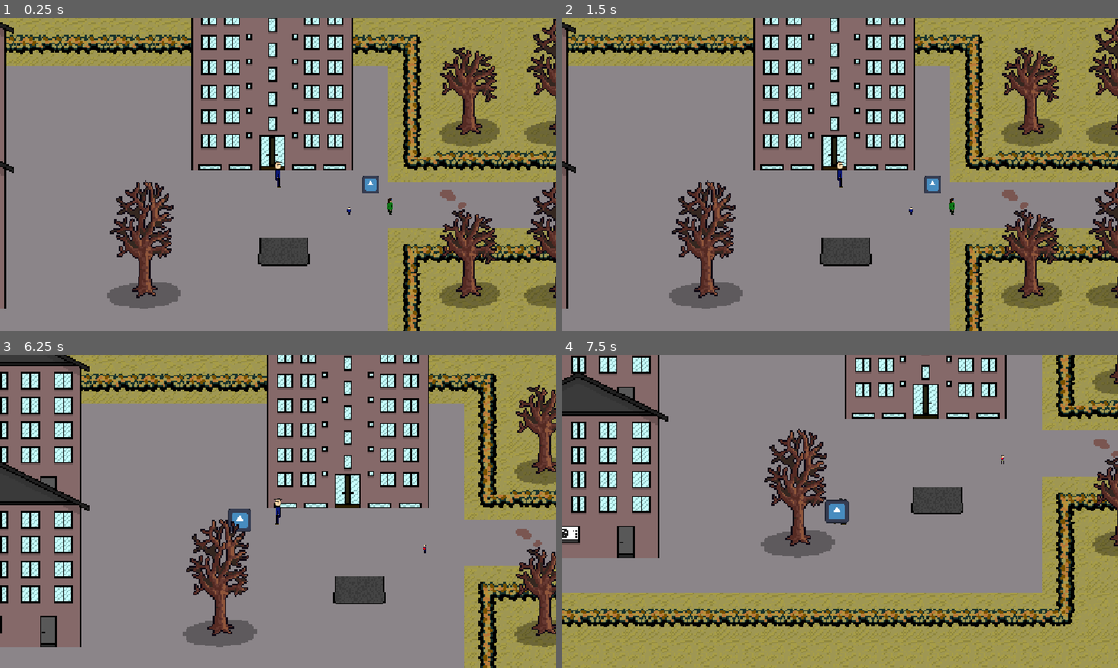
Above: before the commit, frames 1-4 (two rows, left to right).
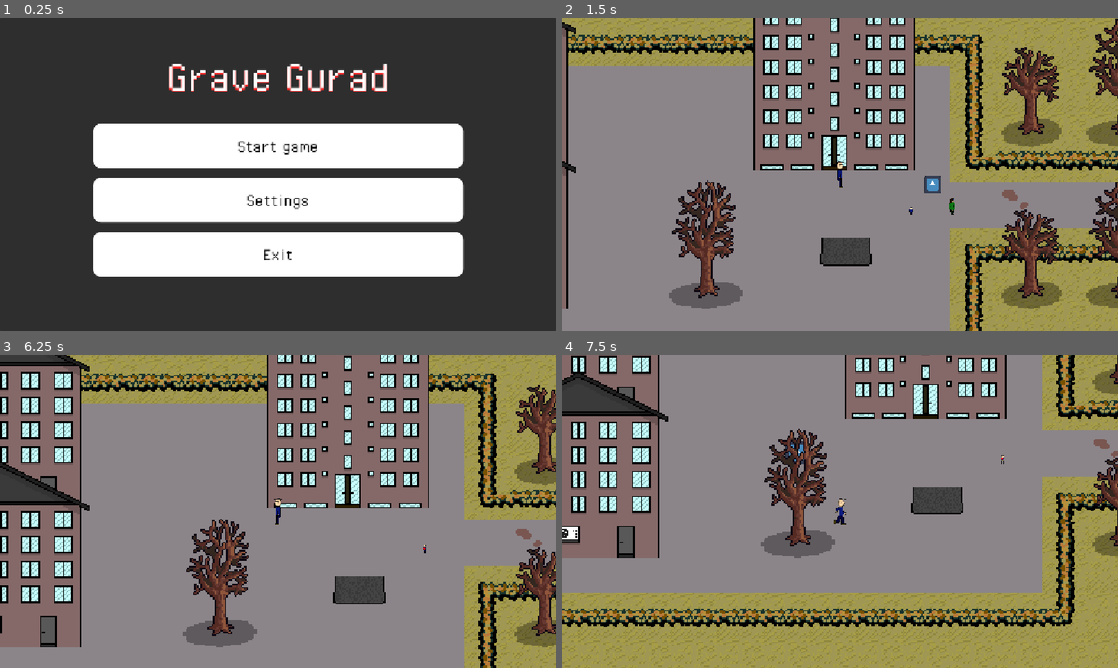
Above: after the commit, the same moments.

Repository: skyrix1627/GraveGuard
Game: Godot game, scene res://scenes/mainMenu.tscn
The game is run twice, just before and just after one commit, with the same random seed, the same clock (stepped at 60 frames per second) and the same inputs. Before the commit the project starts from res://scenes/game.tscn. The engine's default icon, where the game draws it, is replaced by a stand-in: a white triangle on a blue panel in a dark square.
Inputs (mouse positions are in pixels of both pictures, inside the frame that each line leads up to):
- Up to frame 1 (0.25 s): no input
- Up to frame 2 (1.5 s): click (840, 199) at 0.5 s, where only the run after the commit has a clickable "Settings"; click (840, 146) at 1.25 s, where only the run after the commit has a clickable "Start game"
- Up to frame 3 (6.25 s): tap Enter at 2 s; hold D (Right, bound only after the commit) 2.03-2.78 s; hold S (Down, bound only after the commit) 2.78-3.53 s; hold D (Right, bound only after the commit) 3.53-4.28 s; hold W (Up, bound only after the commit) 4.28-5.03 s; hold A (Left, bound only after the commit) from 5.03 s (still down)
- Up to frame 4 (7.5 s): release A (Left, bound only after the commit) at 6.53 s; hold S (Down, bound only after the commit) 6.53-7.28 s; hold D (Right, bound only after the commit) from 7.28 s (still down)

The runs differ from the first frame. In frame 1, 98% of the frame differs, in the area x 0-100%, y 0-100%; in frame 2, nothing differs; in frame 3, 0.3%; in frame 4, 0.4%.

Commit message:
main menu added

Diff:
--- a/project.godot
+++ b/project.godot
@@ -11,13 +11,18 @@
 [application]
 
 config/name="Grave Guard"
-run/main_scene="uid://dv1lls1tjywii"
+run/main_scene="uid://64mdttm3vawp"
 config/features=PackedStringArray("4.7", "GL Compatibility")
 config/icon="res://icon.svg"
 
 [autoload]
 
 Global="*uid://btclcfykixxnu"
+DialogueManager="*uid://c3rodes2l3gxb"
+
+[dialogue_manager]
+
+runtime/balloon_path="res://dialogue_balloon/balloon.tscn"
 
 [display]
 
@@ -28,12 +33,43 @@
 
 project/assembly_name="Grave Guard"
 
+[editor_plugins]
+
+enabled=PackedStringArray("res://addons/dialogue_manager/plugin.cfg")
+
 [global_group]
 
 Player=""
 
 [input]
 
+ui_accept={
+"deadzone": 0.5,
+"events": [Object(InputEventKey,"resource_local_to_scene":false,"resource_name":"","device":16,"window_id":0,"alt_pressed":false,"shift_pressed":false,"ctrl_pressed":false,"meta_pressed":false,"pressed":false,"keycode":4194309,"physical_keycode":0,"key_label":0,"unicode":0,"location":0,"echo":false,"script":null)
+, Object(InputEventKey,"resource_local_to_scene":false,"resource_name":"","device":16,"window_id":0,"alt_pressed":false,"shift_pressed":false,"ctrl_pressed":false,"meta_pressed":false,"pressed":false,"keycode":4194310,"physical_keycode":0,"key_label":0,"unicode":0,"location":0,"echo":false,"script":null)
+, Object(InputEventKey,"resource_local_to_scene":false,"resource_name":"","device":-1,"window_id":0,"alt_pressed":false,"shift_pressed":false,"ctrl_pressed":false,"meta_pressed":false,"pressed":false,"keycode":69,"physical_keycode":0,"key_label":0,"unicode":101,"location":0,"echo":false,"script":null)
+]
+}
+Up={
+"deadzone": 0.2,
+"events": [Object(InputEventKey,"resource_local_to_scene":false,"resource_name":"","device":-1,"window_id":0,"alt_pressed":false,"shift_pressed":false,"ctrl_pressed":false,"meta_pressed":false,"pressed":false,"keycode":0,"physical_keycode":87,"key_label":0,"unicode":119,"location":0,"echo":false,"script":null)
+]
+}
+Down={
+"deadzone": 0.2,
+"events": [Object(InputEventKey,"resource_local_to_scene":false,"resource_name":"","device":-1,"window_id":0,"alt_pressed":false,"shift_pressed":false,"ctrl_pressed":false,"meta_pressed":false,"pressed":false,"keycode":0,"physical_keycode":83,"key_label":0,"unicode":115,"location":0,"echo":false,"script":null)
+]
+}
+Left={
+"deadzone": 0.2,
+"events": [Object(InputEventKey,"resource_local_to_scene":false,"resource_name":"","device":-1,"window_id":0,"alt_pressed":false,"shift_pressed":false,"ctrl_pressed":false,"meta_pressed":false,"pressed":false,"keycode":0,"physical_keycode":65,"key_label":0,"unicode":97,"location":0,"echo":false,"script":null)
+]
+}
+Right={
+"deadzone": 0.2,
+"events": [Object(InputEventKey,"resource_local_to_scene":false,"resource_name":"","device":-1,"window_id":0,"alt_pressed":false,"shift_pressed":false,"ctrl_pressed":false,"meta_pressed":false,"pressed":false,"keycode":0,"physical_keycode":68,"key_label":0,"unicode":100,"location":0,"echo":false,"script":null)
+]
+}
 move_right={
 "deadzone": 0.2,
 "events": [Object(InputEventKey,"resource_local_to_scene":false,"resource_name":"","device":16,"window_id":0,"alt_press …(195 unchanged characters)…
--- /dev/null
+++ b/scenes/mainMenu.tscn
@@ -0,0 +1,136 @@
+[gd_scene format=3 uid="uid://64mdttm3vawp"]
+
+[ext_resource type="Script" uid="uid://cjlab75rn5kcb" path="res://scenes/main_menu.gd" id="1_3d1i7"]
+[ext_resource type="FontFile" uid="uid://dxkhgawoaamoq" path="res://PixelOperator.ttf" id="2_48ign"]
+
+[sub_resource type="StyleBoxFlat" id="StyleBoxFlat_gl52s"]
+bg_color = Color(1, 1, 1, 1)
+corner_radius_top_left = 16
+corner_radius_top_right = 16
+corner_radius_bottom_right = 16
+corner_radius_bottom_left = 16
+
+[sub_resource type="StyleBoxFlat" id="StyleBoxFlat_l7wge"]
+content_margin_left = 4.0
+content_margin_top = 4.0
+content_margin_right = 4.0
+content_margin_bottom = 4.0
+bg_color = Color(0.51850265, 0.51850265, 0.51850265, 1)
+corner_radius_top_left = 3
+corner_radius_top_right = 3
+corner_radius_bottom_right = 3
+corner_radius_bottom_left = 3
+corner_detail = 5
+
+[sub_resource type="StyleBoxFlat" id="StyleBoxFlat_7nrmo"]
+bg_color = Color(0.7807016, 0.7807017, 0.7807016, 1)
+corner_radius_top_left = 16
+corner_radius_top_right = 16
+corner_radius_bottom_right = 16
+corner_radius_bottom_left = 16
+
+[sub_resource type="StyleBoxEmpty" id="StyleBoxEmpty_i44hm"]
+
+[node name="MainMenu" type="Control" unique_id=1019654282]
+layout_mode = 3
+anchors_preset = 15
+anchor_right = 1.0
+anchor_bottom = 1.0
+grow_horizontal = 2
+grow_vertical = 2
+size_flags_horizontal = 0
+size_flags_vertical = 0
+script = ExtResource("1_3d1i7")
+
+[node name="Panel" type="Panel" parent="." unique_id=960538900]
+layout_mode = 1
+anchors_preset = 15
+anchor_right = 1.0
+anchor_bottom = 1.0
+grow_horizontal = 2
+grow_vertical = 2
+
+[node name="VBoxContainer" type="VBoxContainer" parent="." unique_id=1180482143]
+layout_mode = 1
+anchors_preset = 8
+anchor_left = 0.5
+anchor_top = 0.5
+anchor_right = 0.5
+anchor_bottom = 0.5
+offset_left = -383.5
+offset_top = -105.0
+offset_right = 383.5
+offset_bottom = 212.5
+grow_horizontal = 2
+grow_vertical = 2
+theme_override_constants/separation = 20
+
+[node name="Button" type="Button" parent="VBoxContainer" unique_id=1597482030]
+layout_mode = 2
+size_flags_vertical = 3
+theme_override_colors/font_color = Color(0, 0, 0, 1)
+theme_override_colors/font_focus_color = Color(0, 0, 0, 1)
+theme_override_colors/font_pressed_color = Color(0, 0, 0, 1)
+theme_override_colors/font_hover_color = Color(0, 0, 0, 1)
+theme_override_fonts/font = ExtResource("2_48ign")
+theme_override_font_sizes/font_size = 40
+theme_override_styles/normal = SubResource("StyleBoxFlat_gl52s")
+theme_override_styles/pressed = SubResource("StyleBoxFlat_l7wge")
+theme_override_styles/hover = SubResource("StyleBoxFlat_7nrmo")
+theme_override_styles/focus = SubResource("StyleBoxEmpty_i44hm")
+text = "Start game"
+
+[node name="Button1" type="Button" parent="VBoxContainer" unique_id=115577673]
+layout_mode = 2
+size_flags_vertical = 3
+theme_override_colors/font_color = Color(0, 0, 0, 1)
+theme_override_colors/font_focus_color = Color(0, 0, 0, 1)
+theme_override_colors/font_pressed_color = Color(0, 0, 0, 1)
+theme_override_colors/font_hover_color = Color(0, 0, 0, 1)
+theme_override_fonts/font = ExtResource("2_48ign")
+theme_override_font_sizes/font_size = 40
+theme_override_styles/normal = SubResource("StyleBoxFlat_gl52s")
+theme_override_styles/pressed = SubResource("StyleBoxFlat_l7wge")
+theme_override_styles/hover = SubResource("StyleBoxFlat_7nrmo")
+theme_override_styles/focus = SubResource("StyleBoxEmpty_i44hm")
+text = "Settings
+"
+
+[node name="Button2" type="Button" parent="VBoxContainer" unique_id=744363660]
+layout_mode = 2
+size_flags_vertical = 3
+theme_override_colors/font_color = Color(0, 0, 0, 1)
+theme_override_colors/font_focus_color = Color(0, 0, 0, 1)
+theme_override_colors/font_pressed_color = Color(0, 0, 0, 1)
+theme_override_colors/font_hover_color = Color(0, 0, 0, 1)
+theme_override_fonts/font = ExtResource("2_48ign")
+theme_override_font_sizes/font_size = 40
+theme_override_styles/normal = SubResource("StyleBoxFlat_gl52s")
+theme_override_styles/pressed = SubResource("StyleBoxFlat_l7wge")
+theme_override_styles/hover = SubResource("StyleBoxFlat_7nrmo")
+theme_override_styles/focus = SubResource("StyleBoxEmpty_i44hm")
+text = "Exit
+"
+
+[node name="Label" type="Label" parent="." unique_id=1273512199]
+layout_mode = 1
+anchors_preset = 5
+anchor_left = 0.5
+anchor_right = 0.5
+offset_left = -231.5
+offset_top = 69.0
+offset_right = 231.5
+offset_bottom = 170.0
+grow_horizontal = 2
+theme_override_colors/font_shadow_color = Color(0.96862745, 0.15686275, 0.15686275, 1)
+theme_override_constants/shadow_offset_x = 0
+theme_override_constants/shadow_offset_y = 3
+theme_override_fonts/font = ExtResource("2_48ign")
+theme_override_font_sizes/font_size = 100
+text = "Grave Gurad"
+horizontal_alignment = 1
+vertical_alignment = 1
+
+[connection signal="pressed" from="VBoxContainer/Button" to="." method="_on_start_pressed"]
+[connection signal="pressed" from="VBoxContainer/Button1" to="." method="_on_settings_pressed"]
+[connection signal="pressed" from="VBoxContainer/Button2" to="." method="_on_exit_pressed"]
--- /dev/null
+++ b/scenes/main_menu.gd
@@ -0,0 +1,23 @@
+extends Control
+
+
+# Called when the node enters the scene tree for the first time.
+func _ready() -> void:
+	pass # Replace with function body.
+
+
+# Called every frame. 'delta' is the elapsed time since the previous frame.
+func _process(delta: float) -> void:
+	pass
+
+
+func _on_start_pressed() -> void:
+	get_tree().change_scene_to_file("res://scenes/game.tscn")
+
+
+func _on_settings_pressed() -> void:
+	pass # Replace with function body.
+
+
+func _on_exit_pressed() -> void:
+	get_tree().quit()
Binary file added: PixelOperator.ttf
Not shown, added: PixelOperator.ttf.import
Not shown, added: scenes/main_menu.gd.uid
